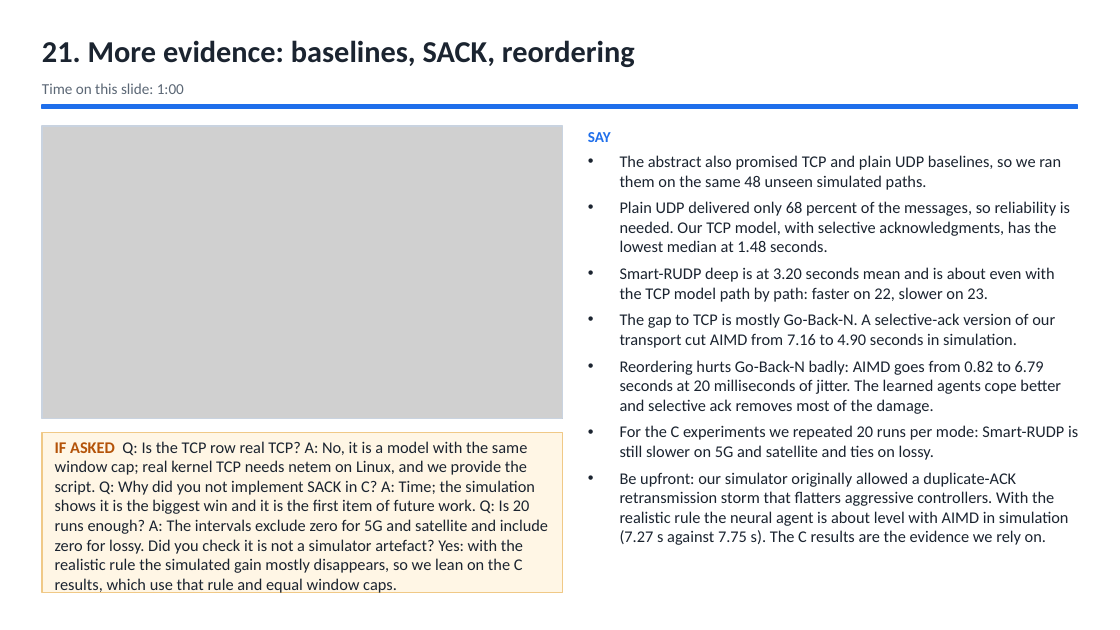
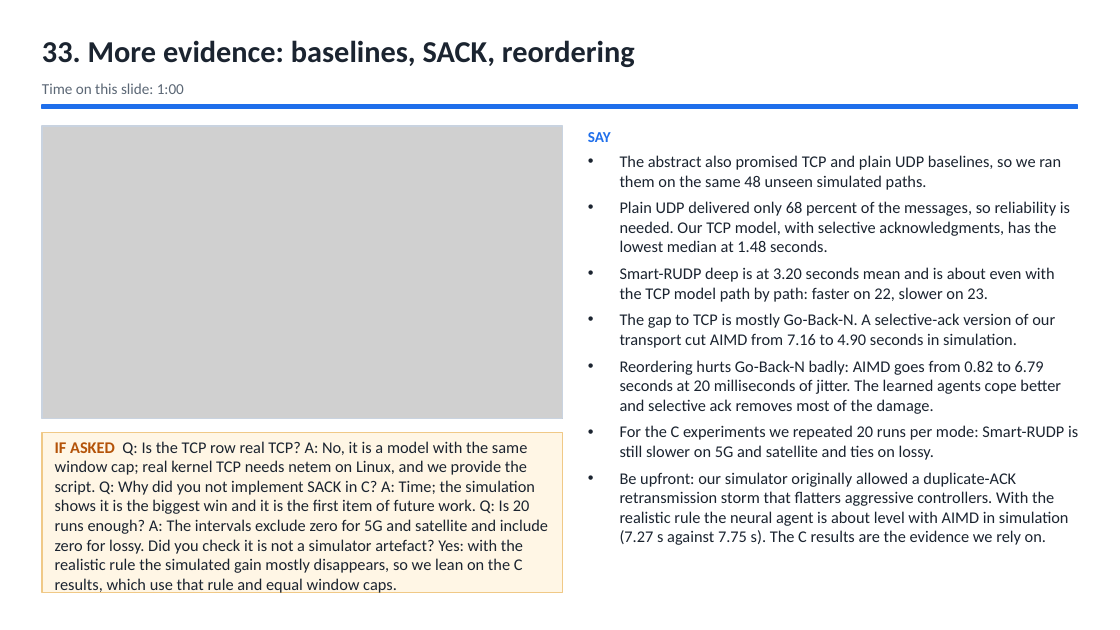
Before and after one commit to Capsturrrr/REPLIC, a slide deck: slide 35 of docs/final/RUDP_Host_Guide.pptx (slide 23 before the commit). Drawn at 1120x630 pixels with LibreOffice and Linux fonts; fonts in the diff are those of the drawing; grey boxes stand for pictures. Boxes give left, top, right and bottom in pixels: in the first picture for what was removed or moved away, otherwise in the second. Text is boxed around its words. In the diff, an @@ line names an element or a change of style, - is before the commit and + after.

```diff
--- a/docs/final/RUDP_Host_Guide.pptx
+++ b/docs/final/RUDP_Host_Guide.pptx
@@ text at <box>42,40,635,67</box>: text changed @@
-21. More evidence: baselines, SACK, reordering
+33. More evidence: baselines, SACK, reordering
```
Also in this commit, not shown: 36 other slides changed, 3 slides added, 6 other files.
